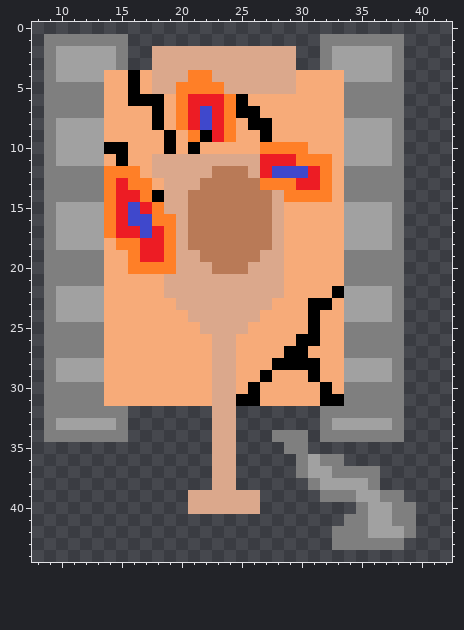
Pixel-art sprite -- images/tank/tan/South/1-health.png. Above: the version before the commit.
The file is 50x50 pixels. Shown: x 8..42, y 0..44.
The same view after the edit:
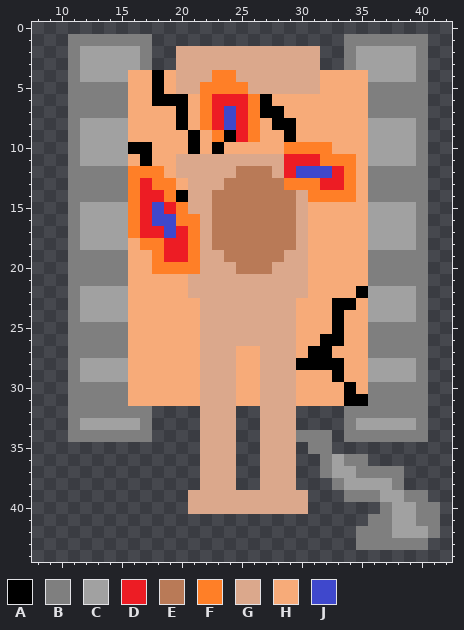
Palette (. is transparent): A #000000  B #7f7f7f  C #a1a1a1  D #ed1c24  E #b97a57  F #ff7f27  G #dba88c  H #f7ab79  J #3f48cc
Changes in this commit:
@@ x 8..42 @@
  0 ...................................
- 1 .BBBBBBB................BBBBBBB....
- 2 .BCCCCCB..GGGGGGGGGGGG..BCCCCCB....
- 3 .BCCCCCB..GGGGGGGGGGGG..BCCCCCB....
- 4 .BCCCCHHAHGGGFFGGGGGGGHHHHCCCCB....
- 5 .BBBBBHHAHGGFFFFGGGGGGHHHHBBBBB....
- 6 .BBBBBHHAAAHFDDDFAHHHHHHHHBBBBB....
- 7 .BBBBBHHHHAHFDJDFAAHHHHHHHBBBBB....
- 8 .BCCCCHHHHAHFDJDFHAAHHHHHHCCCCB....
- 9 .BCCCCHHHHHAHFADFHHAHHHHHHCCCCB....
-10 .BCCCCAAHHHAHAHHHHHFFFFHHHCCCCB....
-11 .BCCCCHAHHGGGGGGGGGDDDFFFHCCCCB....
-12 .BBBBBFFFHGGGGGEEEGDJJJDFHBBBBB....
-13 .BBBBBFDFFHGGGEEEEEFFFDDFHBBBBB....
-14 .BBBBBFDDFAGGEEEEEEEGFFFFHBBBBB....
-15 .BCCCCFDJDFGGEEEEEEEGHHHHHCCCCB....
-16 .BCCCCFDJJFFGEEEEEEEGHHHHHCCCCB....
-17 .BCCCCFDDJDFGEEEEEEEGHHHHHCCCCB....
-18 .BCCCCHFFDDFGEEEEEEEGHHHHHCCCCB....
-19 .BBBBBHHFDDFGGEEEEEGGHHHHHBBBBB....
-20 .BBBBBHHFFFFGGGEEEGGGHHHHHBBBBB....
-21 .BBBBBHHHHHGGGGGGGGGGHHHHHBBBBB....
-22 .BCCCCHHHHHGGGGGGGGGGHHHHACCCCB....
-23 .BCCCCHHHHHHGGGGGGGGHHHAAHCCCCB....
-24 .BCCCCHHHHHHHGGGGGGHHHHAHHCCCCB....
-25 .BBBBBHHHHHHHHGGGGHHHHHAHHBBBBB....
-26 .BBBBBHHHHHHHHHGGHHHHHAAHHBBBBB....
-27 .BBBBBHHHHHHHHHGGHHHHAAHHHBBBBB....
-28 .BCCCCHHHHHHHHHGGHHHAAAAHHCCCCB....
-29 .BCCCCHHHHHHHHHGGHHAHHHAHHCCCCB....
-30 .BBBBBHHHHHHHHHGGHAHHHHHAHBBBBB....
-31 .BBBBBHHHHHHHHHGGAAHHHHHAABBBBB....
-32 .BBBBBBB.......GG.......BBBBBBB....
-33 .BCCCCCB.......GG.......BCCCCCB....
-34 .BBBBBBB.......GG...BBB.BBBBBBB....
-35 ...............GG....BB............
-36 ...............GG.....BCBB.........
-37 ...............GG.....BCCBBBB......
-38 ...............GG......BCCCCB......
-39 .............GGGGGG.....BBBCCBB....
-40 .............GGGGGG........BCCBB...
-41 ..........................BBCCBB...
-42 .........................BBBCCCB...
-43 .........................BBBBBB....
+ 1 ...BBBBBBB................BBBBBBB..
+ 2 ...BCCCCCB..GGGGGGGGGGGG..BCCCCCB..
+ 3 ...BCCCCCB..GGGGGGGGGGGG..BCCCCCB..
+ 4 ...BCCCCHHAHGGGFFGGGGGGGHHHHCCCCB..
+ 5 ...BBBBBHHAHGGFFFFGGGGGGHHHHBBBBB..
+ 6 ...BBBBBHHAAAHFDDDFAHHHHHHHHBBBBB..
+ 7 ...BBBBBHHHHAHFDJDFAAHHHHHHHBBBBB..
+ 8 ...BCCCCHHHHAHFDJDFHAAHHHHHHCCCCB..
+ 9 ...BCCCCHHHHHAHFADFHHAHHHHHHCCCCB..
+10 ...BCCCCAAHHHAHAHHHHHFFFFHHHCCCCB..
+11 ...BCCCCHAHHGGGGGGGGGDDDFFFHCCCCB..
+12 ...BBBBBFFFHGGGGGEEEGDJJJDFHBBBBB..
+13 ...BBBBBFDFFHGGGEEEEEFFFDDFHBBBBB..
+14 ...BBBBBFDDFAGGEEEEEEEGFFFFHBBBBB..
+15 ...BCCCCFDJDFGGEEEEEEEGHHHHHCCCCB..
+16 ...BCCCCFDJJFFGEEEEEEEGHHHHHCCCCB..
+17 ...BCCCCFDDJDFGEEEEEEEGHHHHHCCCCB..
+18 ...BCCCCHFFDDFGEEEEEEEGHHHHHCCCCB..
+19 ...BBBBBHHFDDFGGEEEEEGGHHHHHBBBBB..
+20 ...BBBBBHHFFFFGGGEEEGGGHHHHHBBBBB..
+21 ...BBBBBHHHHHGGGGGGGGGGHHHHHBBBBB..
+22 ...BCCCCHHHHHGGGGGGGGGGHHHHACCCCB..
+23 ...BCCCCHHHHHHGGGGGGGGHHHAAHCCCCB..
+24 ...BCCCCHHHHHHGGGGGGGGHHHAHHCCCCB..
+25 ...BBBBBHHHHHHGGGGGGGGHHHAHHBBBBB..
+26 ...BBBBBHHHHHHGGGGGGGGHHAAHHBBBBB..
+27 ...BBBBBHHHHHHGGGHHGGGHAAHHHBBBBB..
+28 ...BCCCCHHHHHHGGGHHGGGAAAAHHCCCCB..
+29 ...BCCCCHHHHHHGGGHHGGGHHHAHHCCCCB..
+30 ...BBBBBHHHHHHGGGHHGGGHHHHAHBBBBB..
+31 ...BBBBBHHHHHHGGGHHGGGHHHHAABBBBB..
+32 ...BBBBBBB....GGG..GGG....BBBBBBB..
+33 ...BCCCCCB....GGG..GGG....BCCCCCB..
+34 ...BBBBBBB....GGG..GGGBBB.BBBBBBB..
+35 ..............GGG..GGG.BB..........
+36 ..............GGG..GGG..BCBB.......
+37 ..............GGG..GGG..BCCBBBB....
+38 ..............GGG..GGG...BCCCCB....
+39 .............GGGGGGGGGG...BBBCCBB..
+40 .............GGGGGGGGGG......BCCBB.
+41 ............................BBCCBB.
+42 ...........................BBBCCCB.
+43 ...........................BBBBBB..
 44 ...................................
